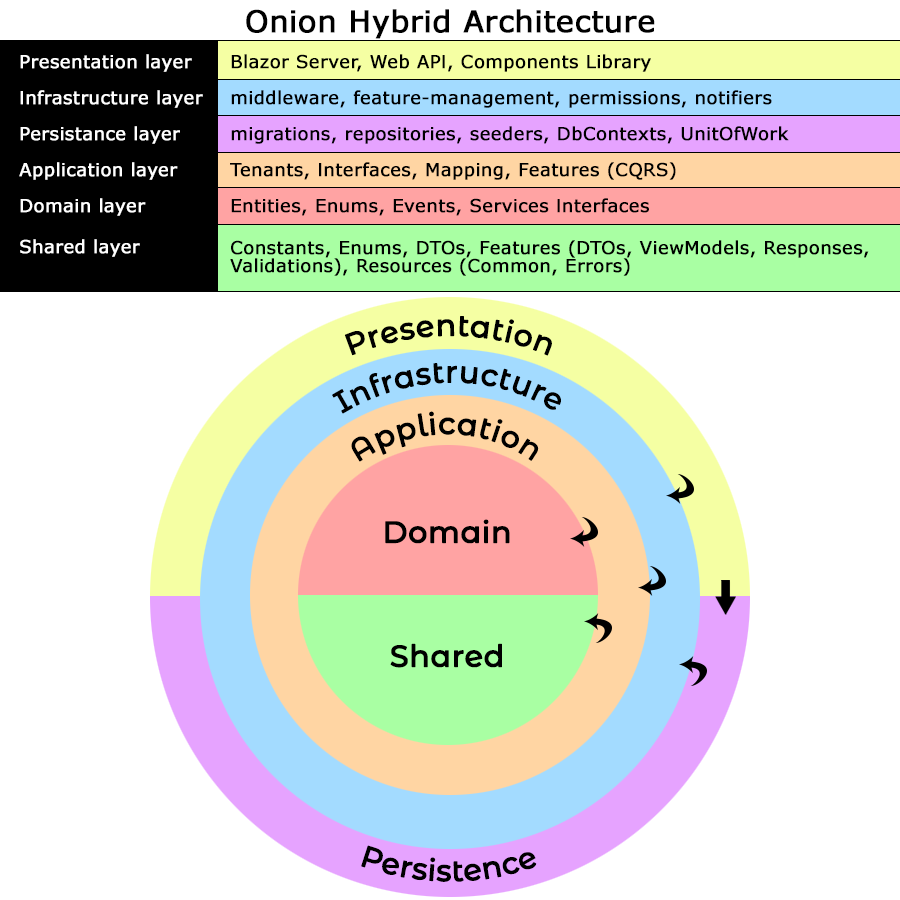
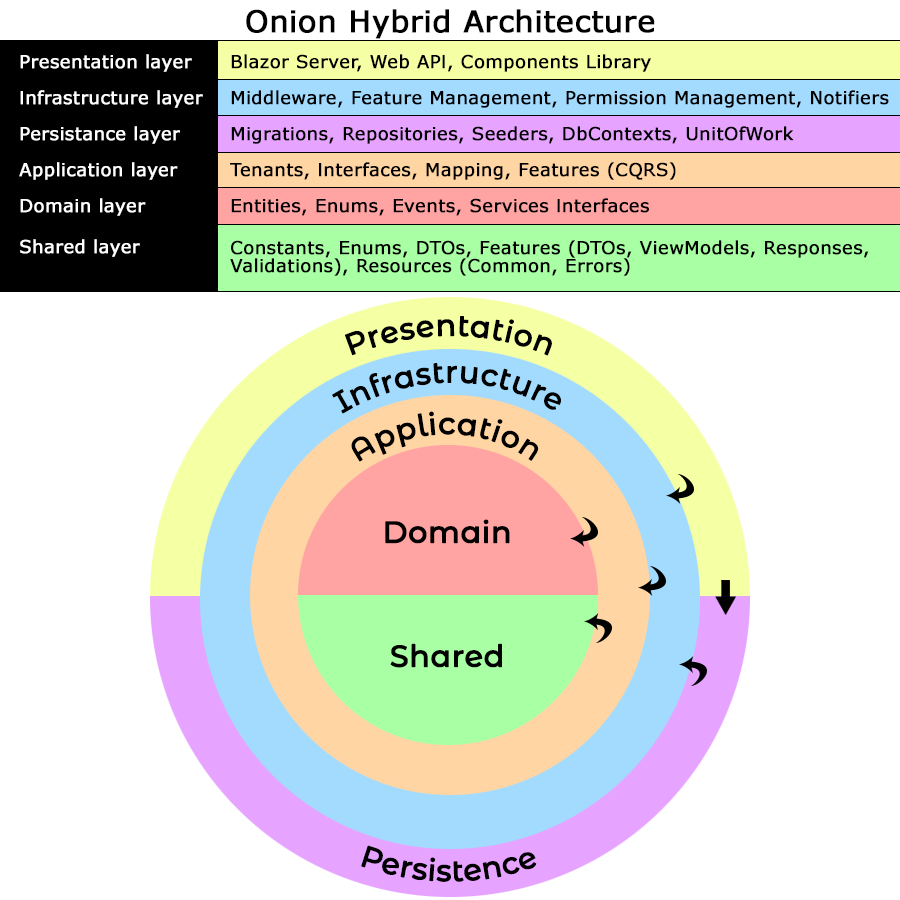
Layered file, before and after one edit (900x900). Changes by layer:
renamed "Blazor Server, Web API, Components Library middleware, feature-" to "Blazor Server, Web API, Components Library Middleware, Feature", painted on it over (231, 90, 889, 144)
